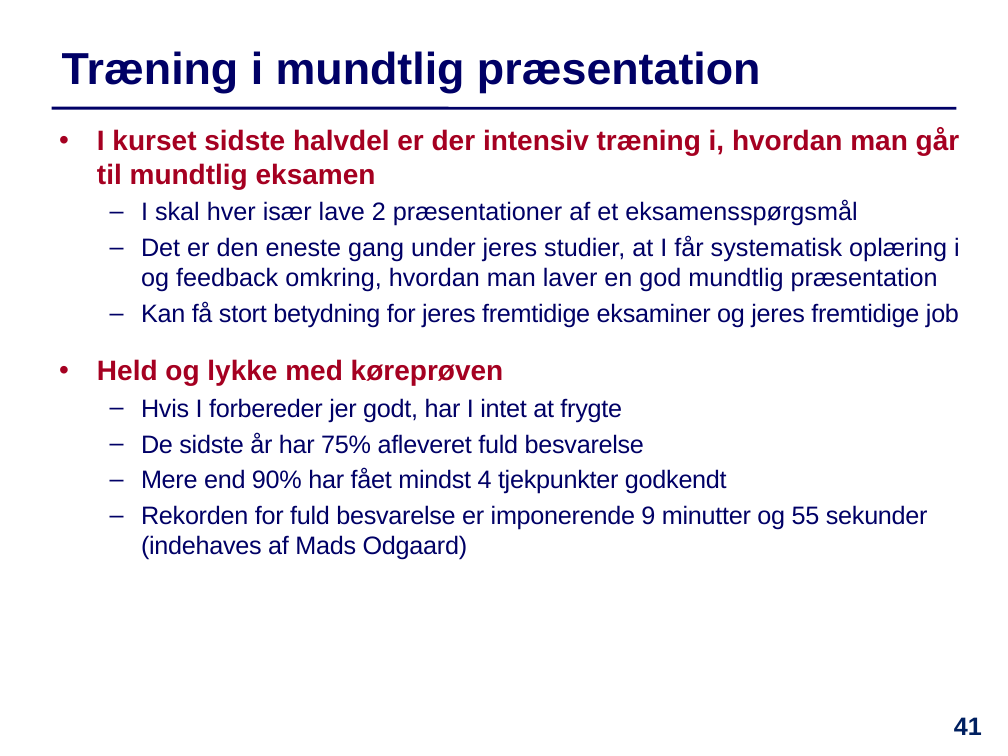
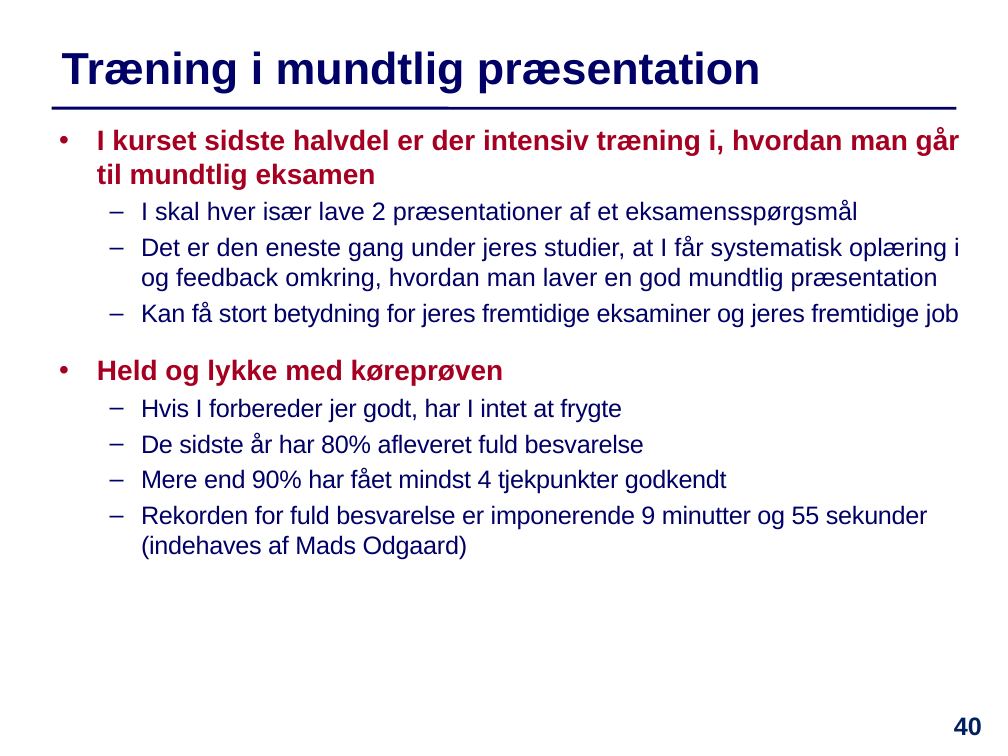
Before and after one commit to IntProgAU/Materiale, a slide deck: slide 40 of web/e24/uge_5b/Slides-Uge5-Torsdag.pptx (slide 41 before the commit). Drawn at 1008x756 pixels with LibreOffice and Linux fonts; fonts in the diff are those of the drawing. Boxes give left, top, right and bottom in pixels: in the first picture for what was removed or moved away, otherwise in the second. Text is boxed around its words. In the diff, an @@ line names an element or a change of style, - is before the commit and + after.

```diff
--- a/web/e24/uge_5b/Slides-Uge5-Torsdag.pptx
+++ b/web/e24/uge_5b/Slides-Uge5-Torsdag.pptx
@@ text at (x1=141, y1=432, x2=644, y2=454): text changed @@
-  – De sidste år har 75% afleveret fuld besvarelse
+  – De sidste år har 80% afleveret fuld besvarelse
@@ page number at (x1=954, y1=717, x2=982, y2=736): text changed @@
-41
+40
```
Also in this commit, not shown: 2 other slides changed, 1 slide removed, 1 other file.
